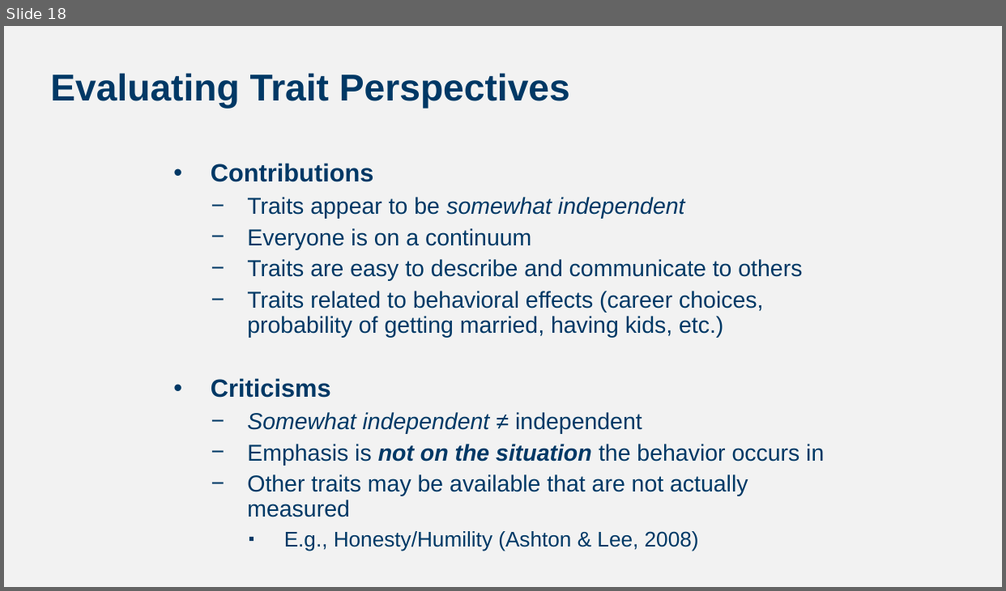
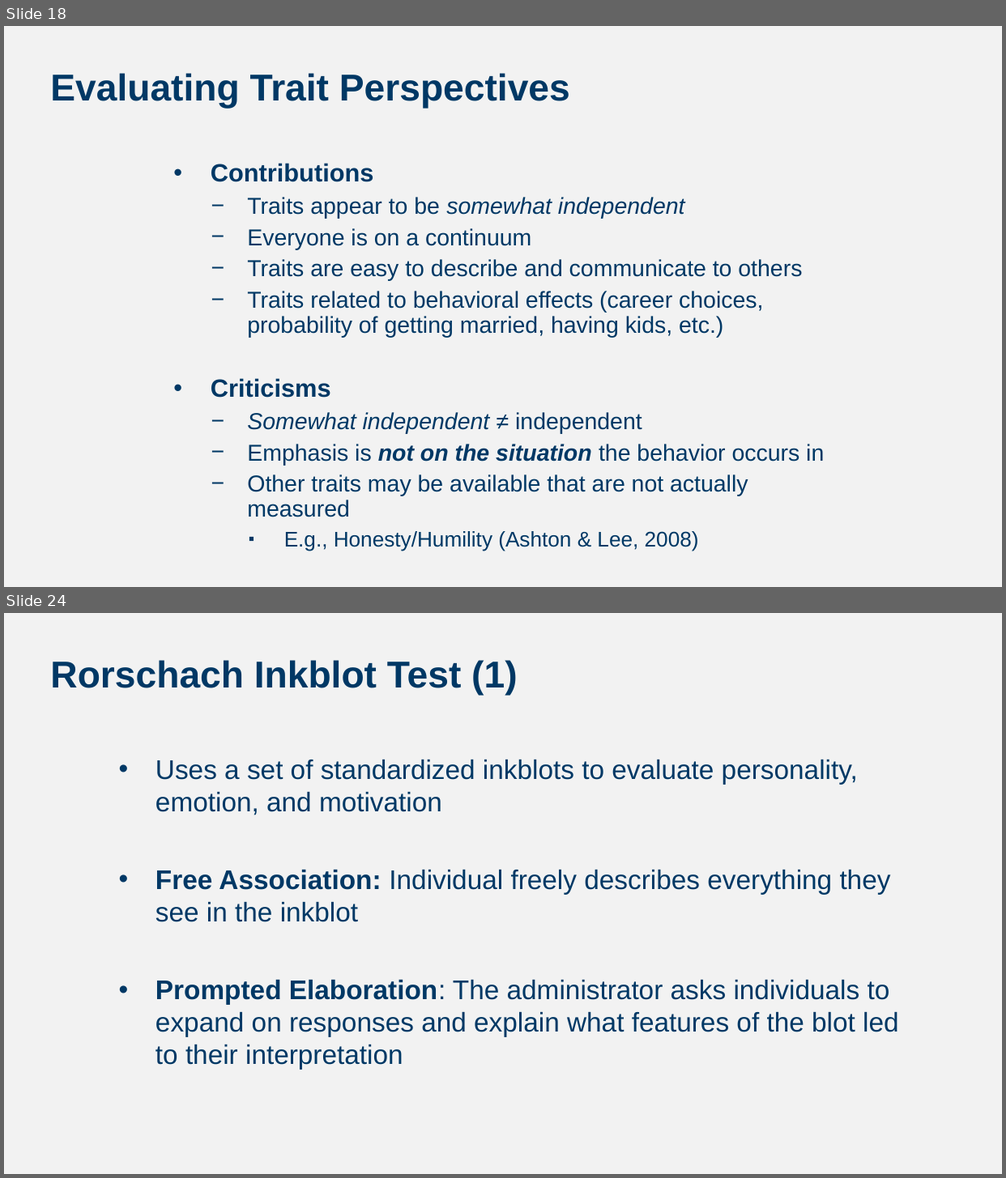
Before and after one commit to npm27/Teaching-Materials, a slide deck: Tests and Eval/Fall 25/Slides/Personality Testing.pptx. Shown one above the other, each under a label of ours: slide 18 before the commit, slides 18 and 24 after it; the slides between them are not shown. The pictures are 1006x591 and 1006x1178 pixels, drawn with LibreOffice and Linux fonts; fonts in the diff are those of the drawing. Boxes give left, top, right and bottom in pixels: in the first picture for what was removed or moved away, otherwise in the second. Text is boxed around its words. In the diff, an @@ line names an element or a change of style, - is before the commit and + after.

```diff
--- a/Tests and Eval/Fall 25/Slides/Personality Testing.pptx
+++ b/Tests and Eval/Fall 25/Slides/Personality Testing.pptx
@@ slide 24 added at (4, 613, 1002, 1174), background #F2F2F2 @@
@@ title added at (50, 660, 517, 696), 36 pt, text #003865, bold @@
+Rorschach Inkblot Test (1)
@@ text added at (155, 759, 899, 1070), 26 pt, text #003865 @@
+• Uses a set of standardized inkblots to evaluate personality, emotion, and motivation
+• Free Association: Individual freely describes everything they see in the inkblot
+• Prompted Elaboration: The administrator asks individuals to expand on responses and explain what features of the blot led to their interpretation
```
Also in this commit, not shown: 5 slides changed, 6 other slides added, 3 slides removed.
